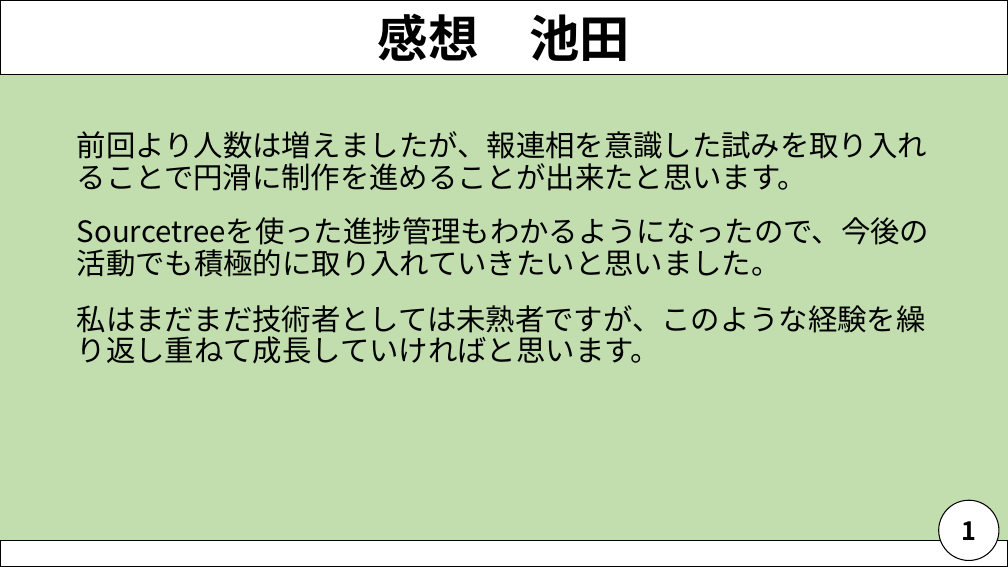
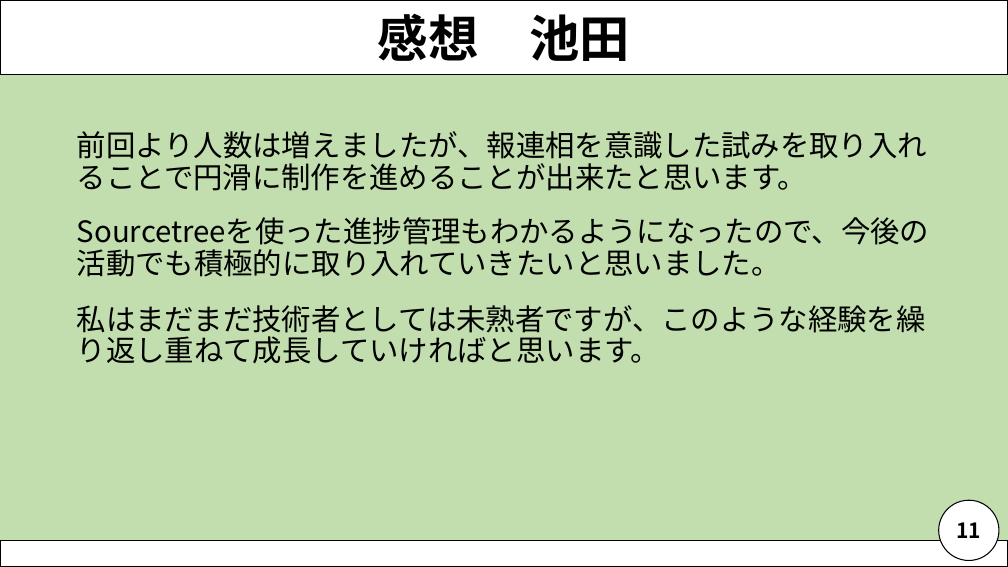
Before and after one commit to NagaoMasaki/NervousBreakdown, a slide deck: slide 12 of 資料/神経衰弱発表資料_200716.pptx (slide 13 before the commit). Drawn at 1008x567 pixels with LibreOffice and Linux fonts; fonts in the diff are those of the drawing. Boxes give left, top, right and bottom in pixels: in the first picture for what was removed or moved away, otherwise in the second. Text is boxed around its words. In the diff, an @@ line names an element or a change of style, - is before the commit and + after.

```diff
--- a/資料/神経衰弱発表資料_200716.pptx
+++ b/資料/神経衰弱発表資料_200716.pptx
@@ text in ellipse at bbox=[956, 522, 981, 538]: text changed; size 24 to 20 pt @@
-1
+11
```
Also in this commit, not shown: 9 other slides changed, 1 slide added, 2 slides removed.
